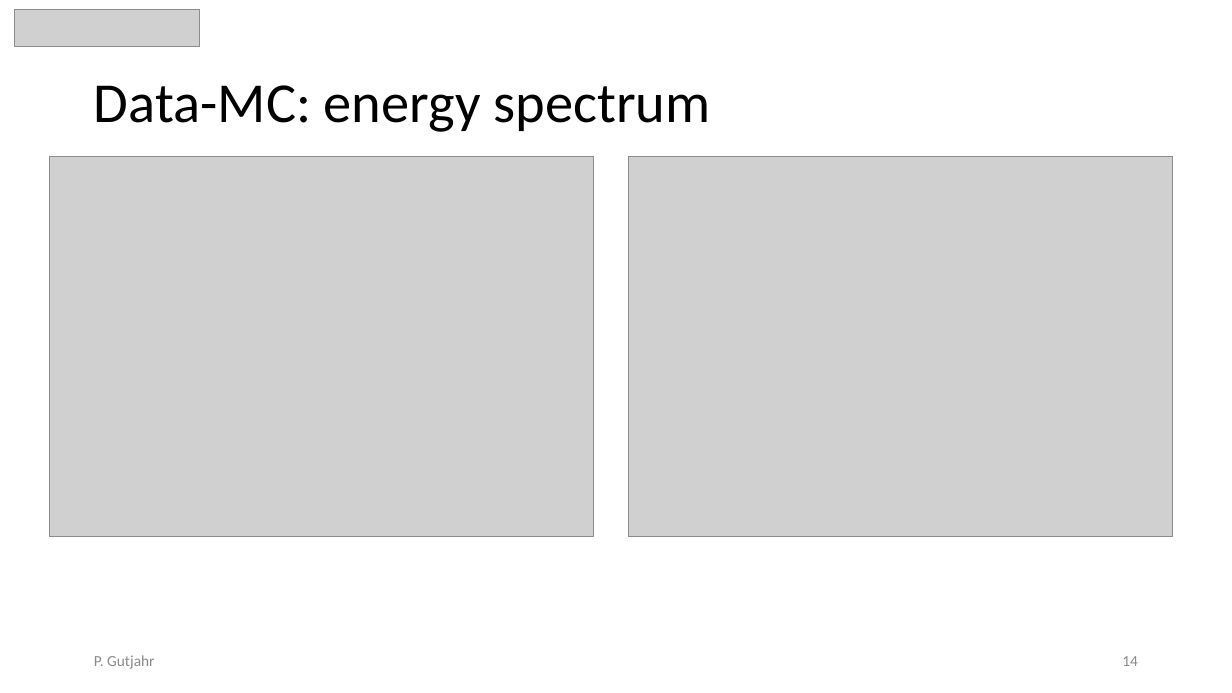
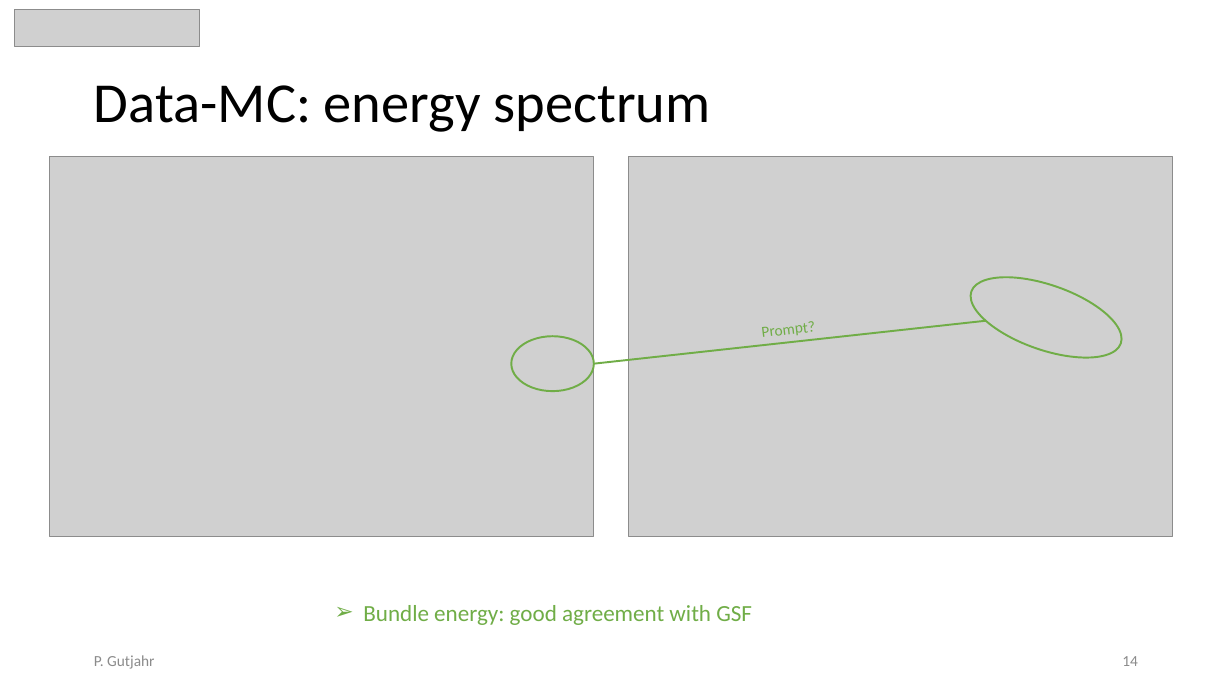
Before and after one commit to pascalgutjahr/presentations, a slide deck: slide 14 of cr_group/cr_call_2023_09_22.pptx. Drawn at 1232x693 pixels with LibreOffice and Linux fonts; fonts in the diff are those of the drawing; grey boxes stand for pictures. Boxes give left, top, right and bottom in pixels: in the first picture for what was removed or moved away, otherwise in the second. Text is boxed around its words. In the diff, an @@ line names an element or a change of style, - is before the commit and + after.

Commit message:
update slides

```diff
--- a/cr_group/cr_call_2023_09_22.pptx
+++ b/cr_group/cr_call_2023_09_22.pptx
@@ ellipse added at (x1=961, y1=260, x2=1132, y2=374), outline #70AD47 1.5 pt @@
@@ line added from (594, 364) to (986, 321), #70AD47 1.5 pt @@
@@ text added at (x1=762, y1=321, x2=815, y2=342), 12 pt, text #70AD47 @@
+Prompt?
@@ ellipse added at (x1=511, y1=336, x2=593, y2=391), outline #70AD47 1.5 pt @@
@@ text added at (x1=363, y1=605, x2=752, y2=625), 18 pt, text #70AD47 @@
+➢ Bundle energy: good agreement with GSF
```
Also in this commit, not shown: 11 other slides changed, 6 slides added, 1 slide removed.
